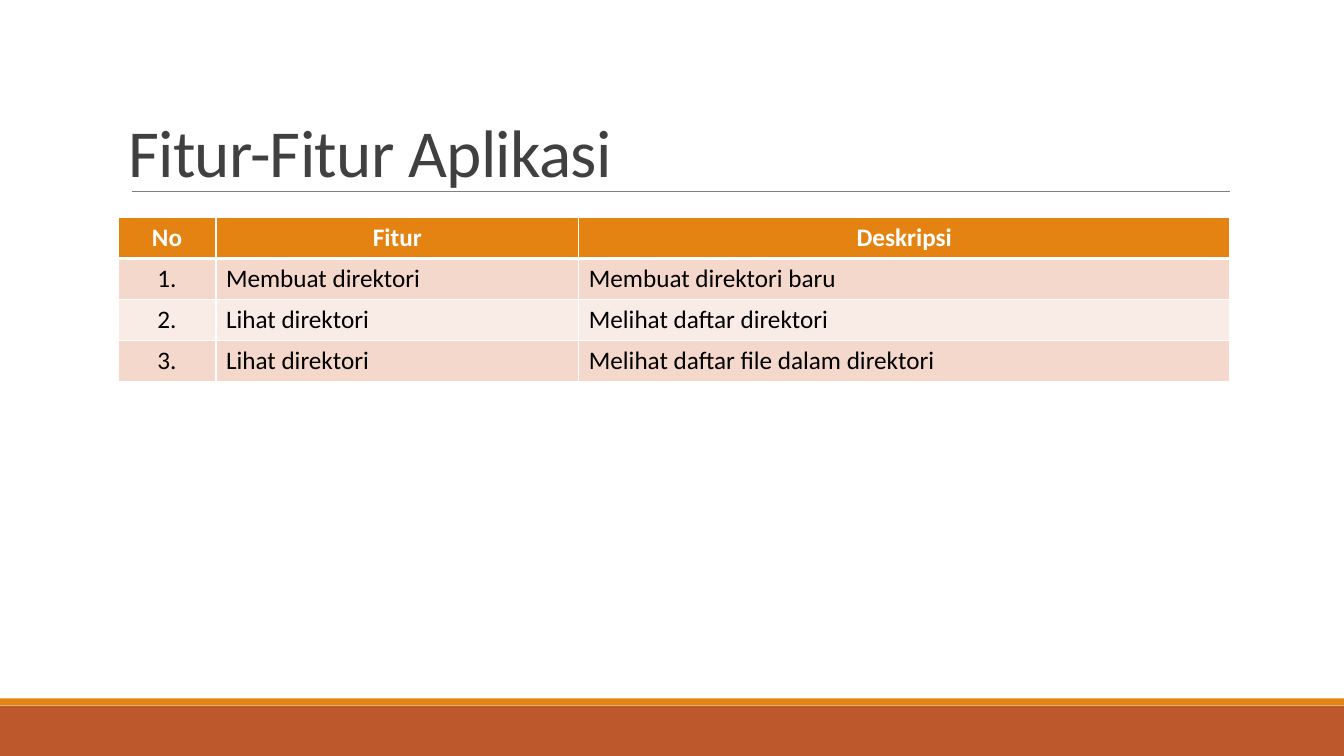
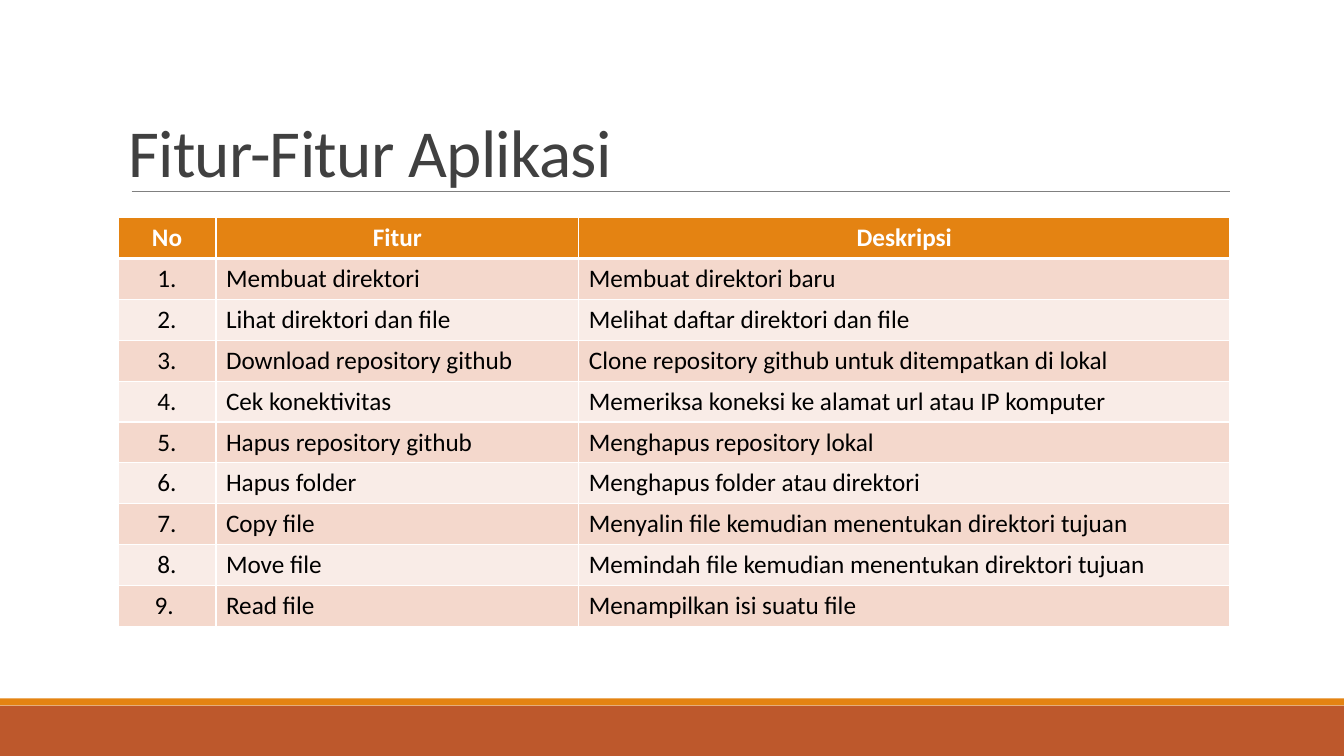
Before and after one commit to sukinnamz/UAS-SISTEMOPERASI, a slide deck: slide 3 of PPT UAS Innama Maesa Putri.pptx (slide 2 before the commit). Drawn at 1344x756 pixels with LibreOffice and Linux fonts; fonts in the diff are those of the drawing. Boxes give left, top, right and bottom in pixels: in the first picture for what was removed or moved away, otherwise in the second. Text is boxed around its words. In the diff, an @@ line names an element or a change of style, - is before the commit and + after.

Commit message:
update : ppt uas

```diff
--- a/PPT UAS Innama Maesa Putri.pptx
+++ b/PPT UAS Innama Maesa Putri.pptx
@@ table at box(118, 218, 1230, 627) @@
-row 3: 2. | Lihat direktori | Melihat daftar direktori
-row 4: 3. | Lihat direktori | Melihat daftar file dalam direktori
+row 3: 2. | Lihat direktori dan file | Melihat daftar direktori dan file
+row 4: 3. | Download repository github | Clone repository github untuk ditempatkan di lokal
+row 5: 4. | Cek konektivitas | Memeriksa koneksi ke alamat url atau IP komputer
+row 6: 5. | Hapus repository github | Menghapus repository lokal
+row 7: 6. | Hapus folder | Menghapus folder atau direktori
+row 8: 7. | Copy file | Menyalin file kemudian menentukan direktori tujuan
+row 9: 8. | Move file | Memindah file kemudian menentukan direktori tujuan
+row 10: 9. | Read file | Menampilkan isi suatu file
```
Also in this commit, not shown: 10 slides added.
